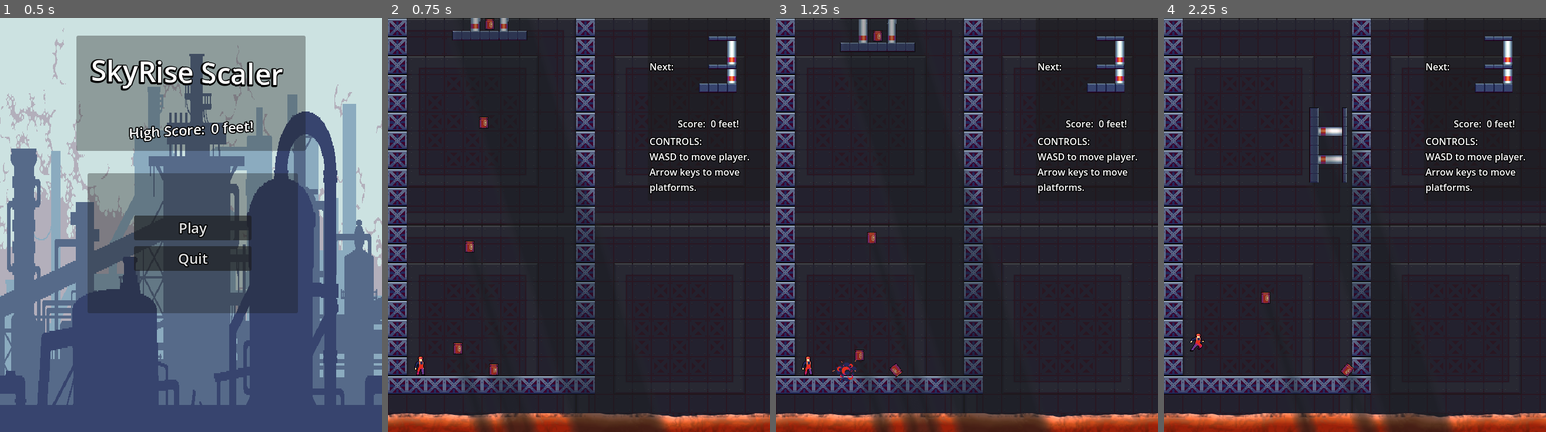
Above: before the commit, frames 1-4 (left to right).
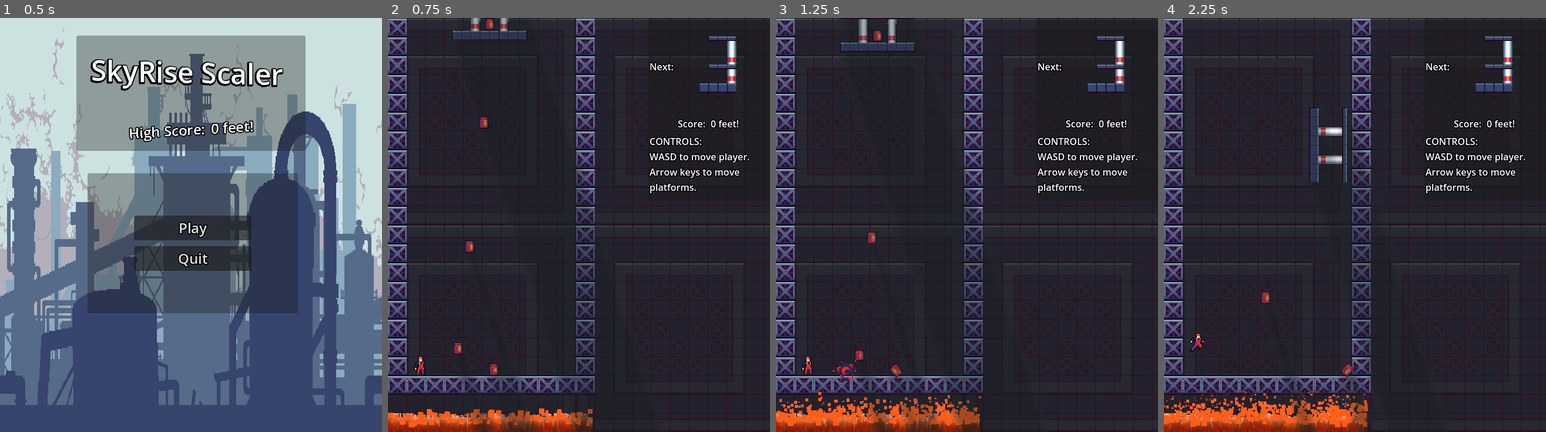
Above: after the commit, the same moments.

Repository: RexShipton/SkyRise-Scaler
Game: Godot game, scene res://scenes/main_menu.tscn
Same seed, same stepped clock (60 frames per second), same inputs: the game is played once before the commit and once after it. Sound files missing from this copy of the repository are replaced by a short silence.
Inputs (mouse positions are in pixels of both pictures, inside the frame that each line leads up to):
- Up to frame 1 (0.5 s): no input
- Up to frame 2 (0.75 s): click "Play" at 0.5 s
- Up to frame 3 (1.25 s): no input
- Up to frame 4 (2.25 s): move the mouse to (1439, 204) at 1.27 s; hold Down (block_fast_fall) 1.28-2.03 s; hold Right (block_right) from 1.28 s (still down); tap W (character_jump) at 1.52 s; move the mouse to (1278, 245) at 2.02 s; tap Up (block_rotate) at 2.1 s

Frame 1 is identical in both runs. In frame 2, 3.4% of the frame differs, in the area x 0-100%, y 94-100%; in frame 3, 4.1%; in frame 4, 4.5%, in the area x 0-100%, y 87-100%.

Commit message:
FIRE hehe FIRE FIRE

Diff:
--- /dev/null
+++ b/new-game-project/scenes/objects/fire_node.tscn
@@ -0,0 +1,36 @@
+[gd_scene load_steps=6 format=3 uid="uid://p2ytc62gcafx"]
+
+[sub_resource type="Gradient" id="Gradient_pkmu2"]
+offsets = PackedFloat32Array(0, 0.639344, 1)
+colors = PackedColorArray(0.988235, 0.372549, 0.0941176, 1, 0.989135, 0.420551, 0.16342, 1, 0, 0, 0, 0.505882)
+
+[sub_resource type="GradientTexture1D" id="GradientTexture1D_8r1in"]
+gradient = SubResource("Gradient_pkmu2")
+
+[sub_resource type="Curve" id="Curve_ys5rm"]
+_data = [Vector2(0, 1), 0.0, 0.0, 0, 0, Vector2(0.977579, 0.315985), 0.0, 0.0, 0, 0]
+point_count = 2
+
+[sub_resource type="CurveTexture" id="CurveTexture_kg7tt"]
+curve = SubResource("Curve_ys5rm")
+
+[sub_resource type="ParticleProcessMaterial" id="ParticleProcessMaterial_ulv7h"]
+particle_flag_disable_z = true
+emission_shape = 3
+emission_box_extents = Vector3(30, 10, 1)
+gravity = Vector3(0, -200, 0)
+linear_accel_min = 12.2
+linear_accel_max = 43.38
+scale_min = 3.0
+scale_max = 10.0
+scale_curve = SubResource("CurveTexture_kg7tt")
+color_ramp = SubResource("GradientTexture1D_8r1in")
+turbulence_enabled = true
+turbulence_noise_strength = 0.0
+turbulence_noise_scale = 0.5
+
+[node name="FireNode" type="Node2D"]
+
+[node name="GPUParticles2D" type="GPUParticles2D" parent="."]
+amount = 100
+process_material = SubResource("ParticleProcessMaterial_ulv7h")
--- a/new-game-project/world.tscn
+++ b/new-game-project/world.tscn
@@ -8,6 +8,7 @@
 [ext_resource type="PackedScene" uid="uid://bbluroxxhgnbx" path="res://scenes/objects/barrel.tscn" id="6_7v22v"]
 [ext_resource type="PackedScene" uid="uid://d0mlm2pdhrb1q" path="res://scenes/lava.tscn" id="7_vbyjo"]
 [ext_resource type="AudioStream" uid="uid://cylhp3ua5ksop" path="res://sounds/place.wav" id="8_56yrn"]
+[ext_resource type="PackedScene" uid="uid://p2ytc62gcafx" path="res://scenes/objects/fire_node.tscn" id="9_yisvt"]
 
 [sub_resource type="RectangleShape2D" id="RectangleShape2D_xq13f"]
 size = Vector2(32, 640)
@@ -99,6 +100,14 @@
 [node name="Lava" parent="." instance=ExtResource("7_vbyjo")]
 position = Vector2(329, 715)
 
+[node name="Sprite2D" parent="Lava" index="0"]
+position = Vector2(-155.092, 0.000561432)
+scale = Vector2(1.125, 5.45914)
+
+[node name="Sprite2D2" parent="Lava" index="2"]
+position = Vector2(-154, -4.52995e-06)
+scale = Vector2(0.290429, 1)
+
 [node name="PiecePlacedSound" type="AudioStreamPlayer" parent="."]
 stream = ExtResource("8_56yrn")
 volume_db = -15.0
@@ -120,6 +129,24 @@
 transparent_bg = true
 size = Vector2i(156, 156)
 
+[node name="FireNode" parent="." instance=ExtResource("9_yisvt")]
+position = Vector2(31, 684)
+
+[node name="FireNode2" parent="." instance=ExtResource("9_yisvt")]
+position = Vector2(87, 682)
+
+[node name="FireNode3" parent="." instance=ExtResource("9_yisvt")]
+position = Vector2(148, 679)
+
+[node name="FireNode4" parent="." instance=ExtResource("9_yisvt")]
+position = Vector2(211, 681)
+
+[node name="FireNode5" parent="." instance=ExtResource("9_yisvt")]
+position = Vector2(265, 679)
+
+[node name="FireNode6" parent="." instance=ExtResource("9_yisvt")]
+position = Vector2(315, 682)
+
 [connection signal="game_over" from="." to="MapLooper" method="deActivate"]
 [connection signal="game_over" from="." to="HUD" method="game_over"]
 [connection signal="next_piece_picked" from="." to="HUD" method="update_tile"]
Not shown: 1 places in new-game-project/world.tscn that only renumber resources
